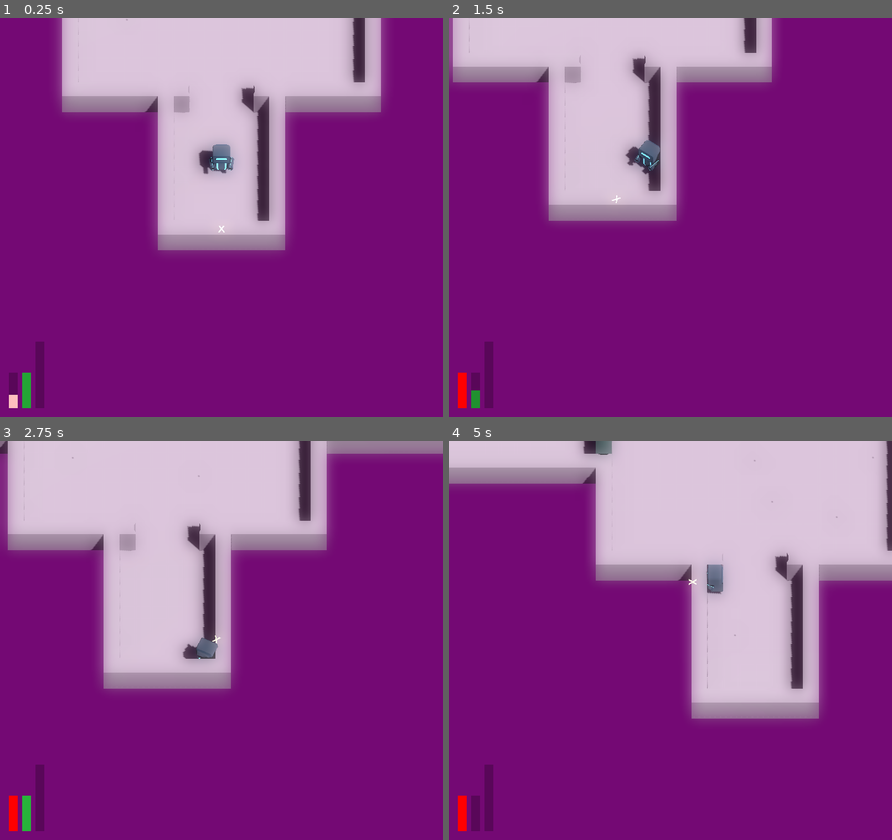
Above: before the commit, frames 1-4 (two rows, left to right).
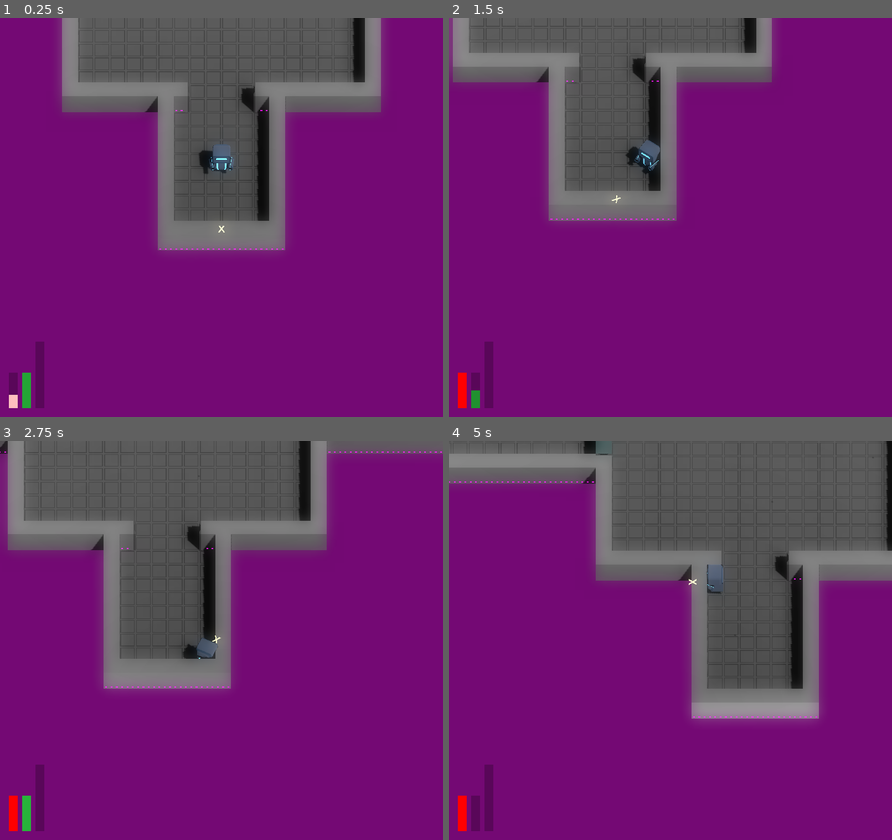
Above: after the commit, the same moments.

Repository: JackEvans24/bullet-absorb
Game: Godot game, scene res://scenes/main.tscn
Same seed, same stepped clock (60 frames per second), same inputs: the game is played once before the commit and once after it.
Inputs (mouse positions are in pixels of both pictures, inside the frame that each line leads up to):
- Up to frame 1 (0.25 s): no input
- Up to frame 2 (1.5 s): move the mouse to (767, 197) at 0.52 s; hold D (move_right) 0.53-1.28 s; tap Space (dash) at 0.6 s; move the mouse to (581, 237) at 1.27 s; hold S (move_back) from 1.28 s (still down); tap Ctrl (absorb) at 1.35 s
- Up to frame 3 (2.75 s): tap Space (dash) at 1.55, 2.1 s; move the mouse to (265, 552) at 2.02 s; release S (move_back) at 2.03 s; hold D (move_right) from 2.03 s (still down)
- Up to frame 4 (5 s): move the mouse to (648, 720) at 2.77 s; release D (move_right) at 2.78 s; hold W (move_forward) 2.78-3.53 s; click (648, 720) at 2.85 s; tap Space (dash) at 3.05, 3.6, 4.55 s; move the mouse to (803, 700) at 3.52 s; hold A (move_left) from 3.53 s (still down); move the mouse to (537, 580) at 4.27 s; tap Ctrl (absorb) at 4.35 s

The runs differ from the first frame. In frame 1, 27% of the frame differs, in the area x 14-86%, y 0-59%; in frame 2, 21%; in frame 3, 30%; in frame 4, 36%, in the area x 0-100%, y 0-70%.

Commit message:
chore: minor animation changes

Diff:
--- a/prefabs/player/player.tscn
+++ b/prefabs/player/player.tscn
@@ -237,34 +237,35 @@
 "shoot_right": SubResource("Animation_f0kg1")
 }
 
+[sub_resource type="AnimationNodeAnimation" id="AnimationNodeAnimation_dg2ao"]
+animation = &"idle"
+
+[sub_resource type="AnimationNodeAnimation" id="AnimationNodeAnimation_n56fe"]
+animation = &"shoot_left"
+
+[sub_resource type="AnimationNodeOneShot" id="AnimationNodeOneShot_04qxe"]
+filters = ["Pivot/PlayerModel/Arm_Left:position", "Pivot/PlayerModel/Arm_Left:scale"]
+
 [sub_resource type="AnimationNodeAnimation" id="AnimationNodeAnimation_1heiw"]
 animation = &"shoot_right"
 
-[sub_resource type="AnimationNodeAnimation" id="AnimationNodeAnimation_dg2ao"]
-animation = &"idle"
-
-[sub_resource type="AnimationNodeAnimation" id="AnimationNodeAnimation_n56fe"]
-animation = &"shoot_left"
-
-[sub_resource type="AnimationNodeOneShot" id="AnimationNodeOneShot_04qxe"]
-filters = ["Pivot/PlayerModel/Arm_Left:position", "Pivot/PlayerModel/Arm_Left:scale"]
-
 [sub_resource type="AnimationNodeOneShot" id="AnimationNodeOneShot_o1awh"]
 filters = ["Pivot/PlayerModel/Arm_Right:position", "Pivot/PlayerModel/Arm_Right:scale"]
 
 [sub_resource type="AnimationNodeBlendTree" id="AnimationNodeBlendTree_5olkx"]
-nodes/Animation/node = SubResource("AnimationNodeAnimation_1heiw")
-nodes/Animation/position = Vector2(60, 420)
+graph_offset = Vector2(-197.395, 17.5541)
 nodes/Idle/node = SubResource("AnimationNodeAnimation_dg2ao")
 nodes/Idle/position = Vector2(-180, 180)
 nodes/ShootLeft/node = SubResource("AnimationNodeAnimation_n56fe")
 nodes/ShootLeft/position = Vector2(-180, 340)
 nodes/ShootLeftTrigger/node = SubResource("AnimationNodeOneShot_04qxe")
 nodes/ShootLeftTrigger/position = Vector2(40, 160)
+nodes/ShootRight/node = SubResource("AnimationNodeAnimation_1heiw")
+nodes/ShootRight/position = Vector2(60, 420)
 nodes/ShootRightTrigger/node = SubResource("AnimationNodeOneShot_o1awh")
 nodes/ShootRightTrigger/position = Vector2(320, 140)
-nodes/output/position = Vector2(600, 140)
-node_connections = [&"ShootLeftTrigger", 0, &"Idle", &"ShootLeftTrigger", 1, &"ShootLeft", &"ShootRightTrigger", 0, &"ShootLeftTrigger", &"ShootRightTrigger", 1, &"Animation", &"output", 0, &"ShootRightTrigger"]
+nodes/output/position = Vector2(880, 140)
+node_connections = [&"ShootLeftTrigger", 0, &"Idle", &"ShootLeftTrigger", 1, &"ShootLeft", &"ShootRightTrigger", 0, &"ShootLeftTrigger", &"ShootRightTrigger", 1, &"ShootRight", &"output", 0, &"ShootRightTrigger"]
 
 [node name="Player" type="CharacterBody3D"]
 collision_layer = 2
@@ -282,8 +283,6 @@
 [node name="Dash" type="Node" parent="MoveState"]
 script = ExtResource("4_5ub5d")
 dash_speed = 30.0
-dash_duration = null
-can_aim = null
 can_fire = false
 can_absorb = false
 can_take_damage = false
